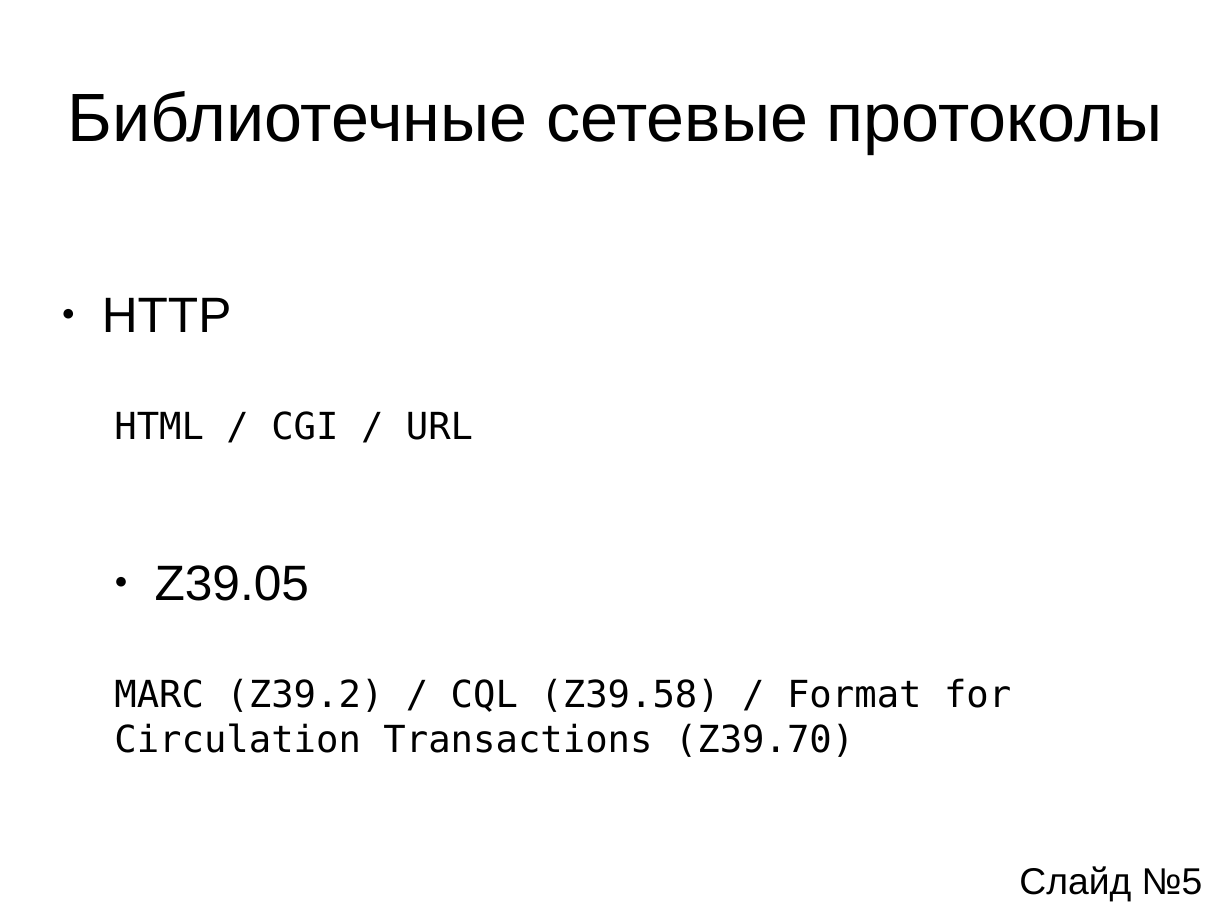
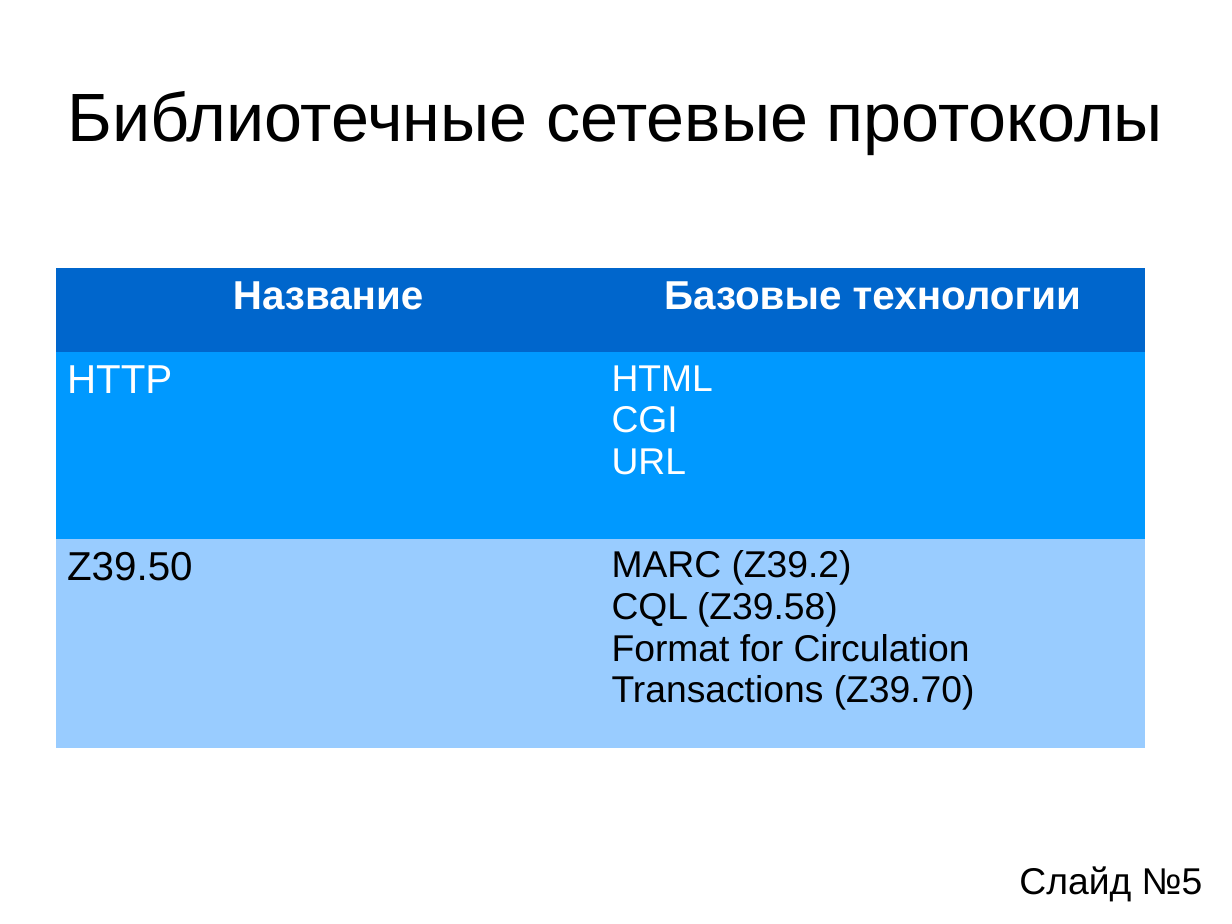
Before and after one commit to aeremenok/a-team-777, a slide deck: slide 5 of diploma/ssv/ssv-presentation.odp. Drawn at 1232x924 pixels with LibreOffice and Linux fonts; fonts in the diff are those of the drawing. Boxes give left, top, right and bottom in pixels: in the first picture for what was removed or moved away, otherwise in the second. Text is boxed around its words. In the diff, an @@ line names an element or a change of style, - is before the commit and + after.

```diff
--- a/diploma/ssv/ssv-presentation.odp
+++ b/diploma/ssv/ssv-presentation.odp
@@ table added at bbox=[56, 267, 1145, 748], 3 rows, 2 columns @@
+Название | Базовые технологии
+HTTP | HTML / CGI / URL
+Z39.50 | MARC (Z39.2) / CQL (Z39.58) / Format for Circulation Transactions (Z39.70)
@@ subtitle removed at bbox=[102, 297, 1011, 757] @@
-● HTTP
-  HTML / CGI / URL
-● Z39.05
-  MARC (Z39.2) / CQL (Z39.58) / Format for Circulation Transactions (Z39.70)
```
Also in this commit, not shown: 2 other slides changed, 1 other file.
